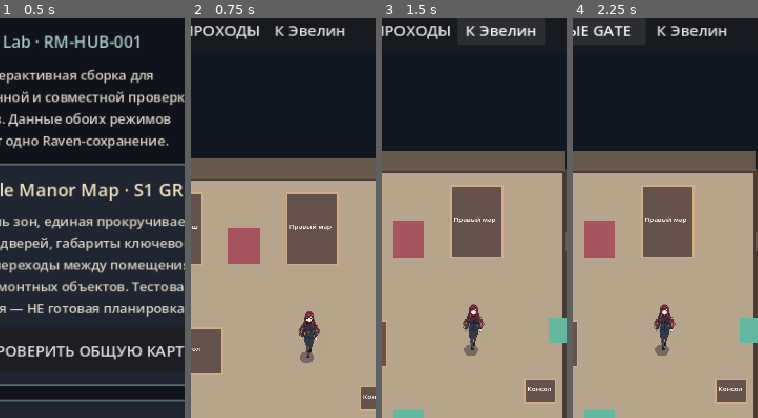
Above: before the commit, frames 1-4 (left to right).
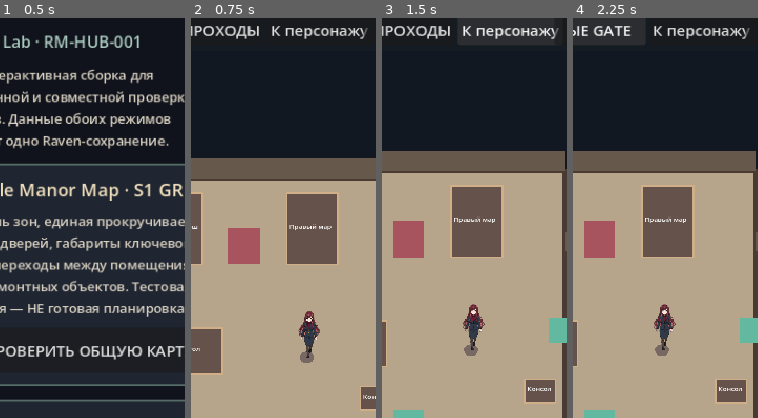
Above: after the commit, the same moments.

Repository: bezdredoff/RavenManor-Godot
Game: Godot game, scene res://scenes/raven/prototype_launcher.tscn
The game is run twice, just before and just after one commit, with the same random seed, the same clock (stepped at 60 frames per second) and the same inputs.
Inputs:
- Up to frame 1 (0.5 s): no input
- Up to frame 2 (0.75 s): click "ПРОВЕРИТЬ ОБЩУЮ КАРТУ" at 0.5 s
- Up to frame 3 (1.5 s): click "К Эвелин" (after the commit: "К персонажу") at 1.25 s
- Up to frame 4 (2.25 s): click "ТЕСТ: ВСЕ ПРОХОДЫ" at 2 s
The pictures show only the part of the screen within x 26-76%, y 8-58%; the shares and areas given below are measured in that part.

Frame 1 is identical in both runs. In frame 2, 0.8% of the frame differs, in the area x 43-96%, y 2-6%; in frame 3, 0.9%; in frame 4, 0.8%.

Commit message:
Respect unreachable repair objectives and label recenter for noncanonical Onoe

Diff:
--- a/scripts/raven/season1_map_greybox.gd
+++ b/scripts/raven/season1_map_greybox.gd
@@ -62,7 +62,7 @@
 	var help := _label("Свайп — карта · предмет — маршрут · −/+ — масштаб", 11)
 	help.position = Vector2(12, 33); help.size = Vector2(365, 24); add_child(help)
 	toggle_button = _button("ТЕСТ: ВСЕ ПРОХОДЫ", Vector2(8, 64), Vector2(165, 32), _toggle_explore)
-	_button("К Эвелин", Vector2(181, 64), Vector2(92, 32), _recenter)
+	_button("К персонажу", Vector2(181, 64), Vector2(92, 32), _recenter)
 	_button("−", Vector2(283, 64), Vector2(41, 32), _zoom_out)
 	_button("+", Vector2(330, 64), Vector2(41, 32), _zoom_in)
 	var footer := ColorRect.new()
@@ -278,11 +278,11 @@
 		return PackedVector2Array()
 	return grid.get_point_path(a, b)
 
-func _route_to(destination: Vector2, room_index: int) -> void:
+func _route_to(destination: Vector2, room_index: int) -> bool:
 	var path := _path_between(actor_pos, destination, room_index)
 	if path.is_empty():
 		status_label.text = "Путь недоступен: стена, мебель или закрытая дверь"
-		return
+		return false
 	movement_points.clear()
 	for point in path:
 		# Grid is orthogonal; removing only points from a collinear run preserves obstacle clearance.
@@ -297,6 +297,7 @@
 	follow_actor = true
 	status_label.text = "Ортогональный маршрут · %d поворотов" % maxi(0, movement_points.size() - 1)
 	queue_redraw()
+	return true
 
 func _process(delta: float) -> void:
 	if not movement_points.is_empty():
@@ -362,7 +363,9 @@
 			var dest := box.position + Vector2(box.size.x * 0.5, box.size.y + 70.0)
 			if item.has("approach"):
 				dest = Vector2(float(item.approach[0]), float(item.approach[1]))
-			_route_to(dest, int(item.room))
+			if not _route_to(dest, int(item.room)):
+				action_button.disabled = true
+				repair_button.disabled = true
 			return
 	for d in doors:
 		var dp := Vector2(float(d.point[0]), float(d.point[1]))
